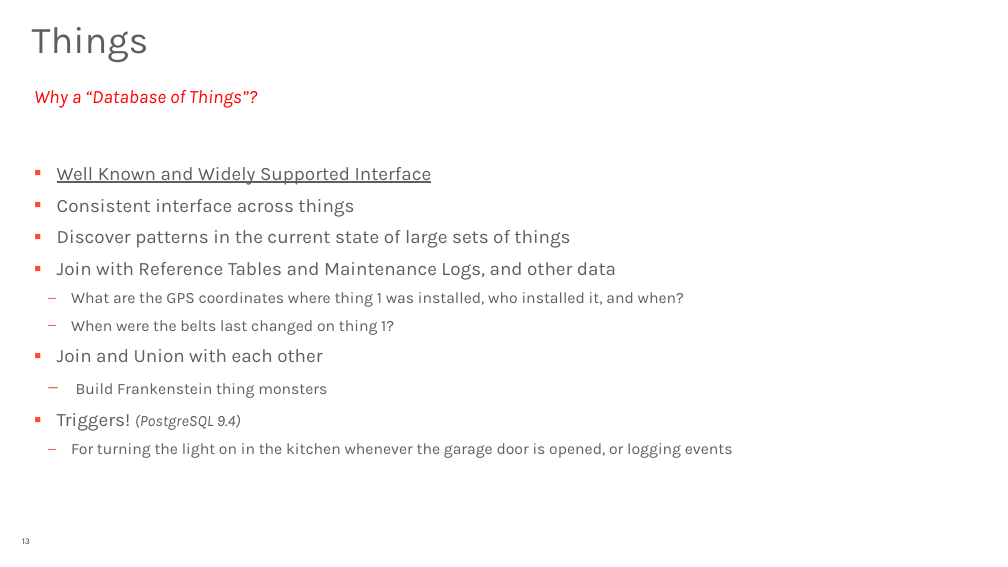
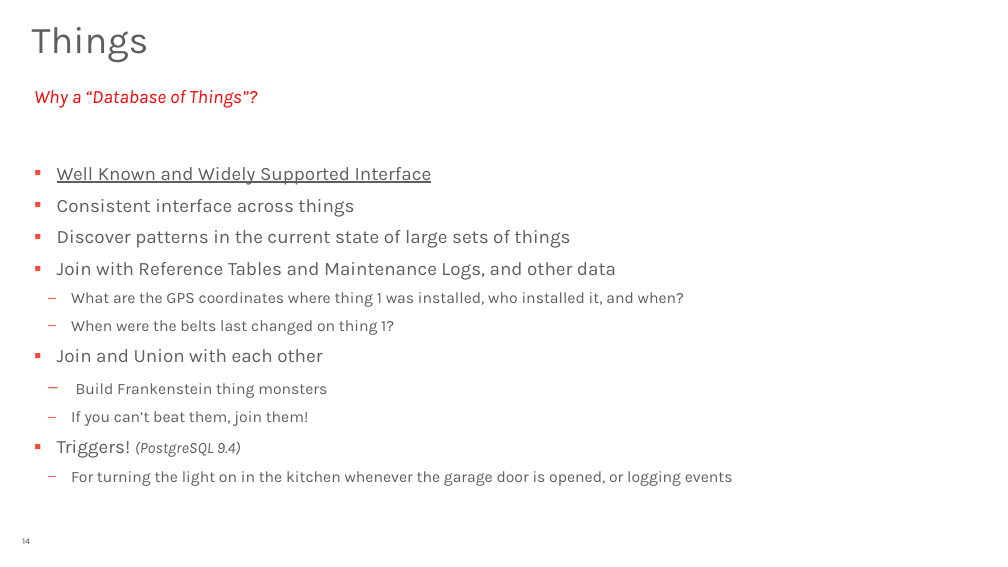
Before and after one commit to rotten/hue-multicorn-postgresql-fdw, a slide deck: slide 14 of extra/Database_Of_Things_PGConf_US_2015.pptx (slide 13 before the commit). Drawn at 1008x567 pixels with LibreOffice and Linux fonts; fonts in the diff are those of the drawing; background and template pictures are left out. Boxes give left, top, right and bottom in pixels: in the first picture for what was removed or moved away, otherwise in the second. Text is boxed around its words. In the diff, an @@ line names an element or a change of style, - is before the commit and + after.

Commit message:
more slide updates

```diff
--- a/extra/Database_Of_Things_PGConf_US_2015.pptx
+++ b/extra/Database_Of_Things_PGConf_US_2015.pptx
@@ text at (x1=71, y1=411, x2=309, y2=426): paragraph added @@
+  – If you can’t beat them, join them!
@@ page number at (x1=22, y1=538, x2=30, y2=544): text changed @@
-13
+14
```
Also in this commit, not shown: 1 slide added.
